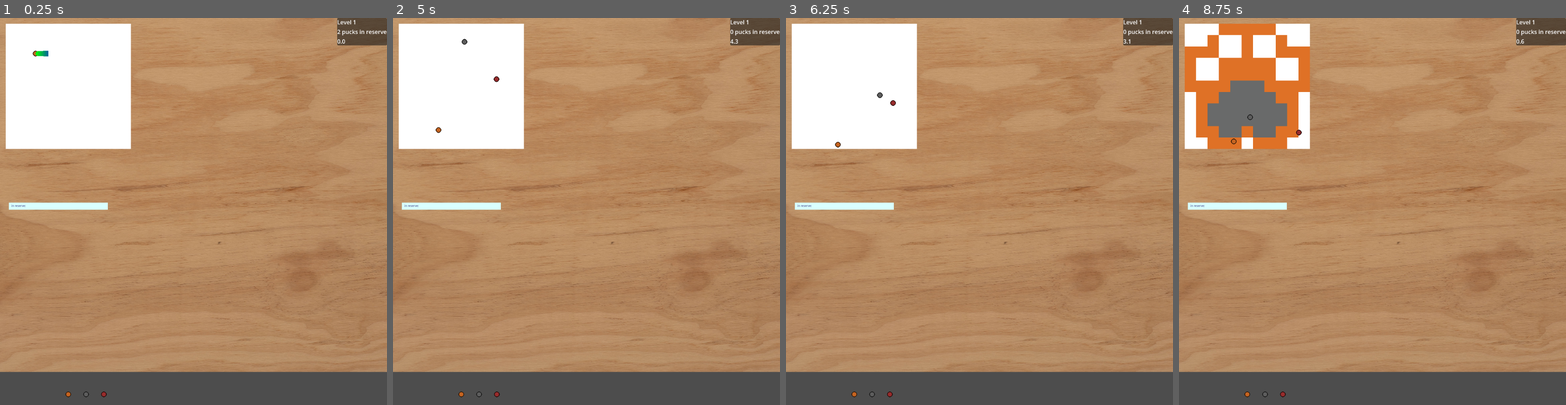
Above: before the commit, frames 1-4 (left to right).
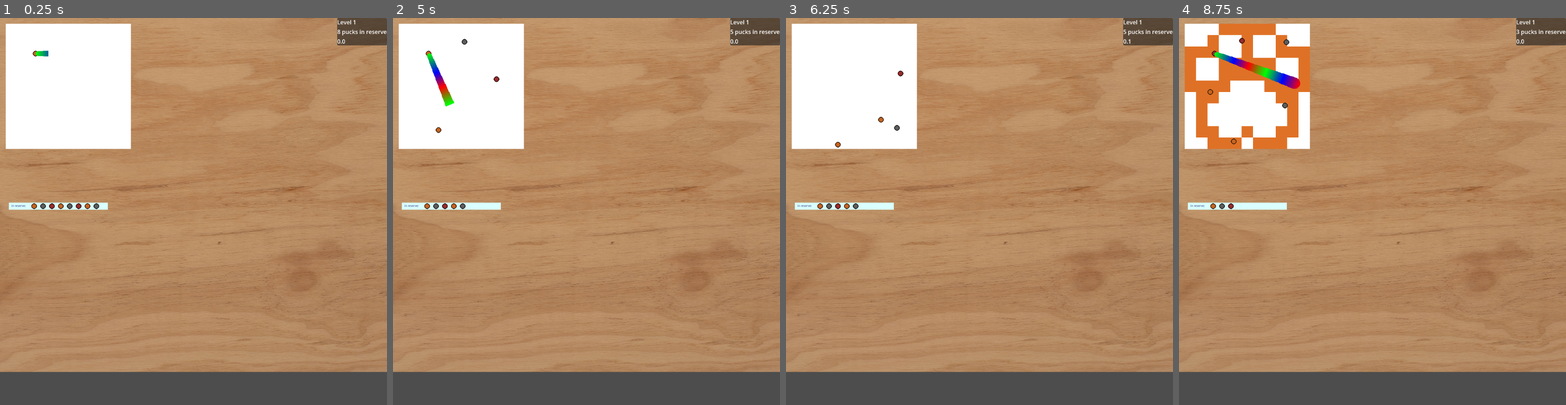
Above: after the commit, the same moments.

Repository: autumn-heights/levelherup-jam-2026
Game: Godot game, scene res://scenes/world.tscn
Same seed, same stepped clock (60 frames per second), same inputs: the game is played once before the commit and once after it.
Inputs (mouse positions are in pixels of both pictures, inside the frame that each line leads up to):
- Up to frame 1 (0.25 s): no input
- Up to frame 2 (5 s): tap Enter at 0.5, 2.75 s; move the mouse to (671, 192) at 0.52 s; press the mouse at (671, 192) at 0.53 s; tap Space at 1.25 s; move the mouse to (509, 230) at 1.27 s; release the mouse at (509, 230) at 1.28 s; click (509, 230) at 1.35 s; move the mouse to (625, 126) at 2.02 s; press the mouse at (625, 126) at 2.03 s; move the mouse to (567, 288) at 2.77 s; release the mouse at (567, 288) at 2.78 s; click (567, 288) at 2.85 s; move the mouse to (702, 269) at 3.52 s; press the mouse at (702, 269) at 3.53 s; move the mouse to (470, 153) at 4.27 s; release the mouse at (470, 153) at 4.28 s; click (470, 153) at 4.35 s
- Up to frame 3 (6.25 s): move the mouse to (998, 211) at 5.02 s; press the mouse at (998, 211) at 5.03 s; move the mouse to (921, 114) at 5.77 s; release the mouse at (921, 114) at 5.78 s; click (921, 114) at 5.85 s
- Up to frame 4 (8.75 s): move the mouse to (1457, 192) at 6.52 s; press the mouse at (1457, 192) at 6.53 s; move the mouse to (1295, 230) at 7.27 s; release the mouse at (1295, 230) at 7.28 s; click (1295, 230) at 7.35 s; move the mouse to (1411, 126) at 8.02 s; press the mouse at (1411, 126) at 8.03 s

The runs differ from the first frame. In frame 1, 0.2% of the frame differs, in the area x 8-88%, y 3-98%; in frame 2, 0.4%; in frame 3, 0.2%; in frame 4, 3.0%, in the area x 7-90%, y 3-98%.

Commit message:
improvements to score and inventory

Diff:
--- a/fill-bucket-golf/World/level_grid.gd
+++ b/fill-bucket-golf/World/level_grid.gd
@@ -116,3 +116,13 @@
 	SetRegion(debugCounter, debugColour)
 	debugCounter += 1
 	debugCounter = debugCounter % regionCounter + 1
+
+
+func get_score():
+	# score = number of cells not white
+	var score = 0
+	for cell in loadedWorld:
+		if cell.colour != Vector2i(0,0):
+			score += 10
+
+	return score
--- a/fill-bucket-golf/scenes/UI/Inventory.tscn
+++ b/fill-bucket-golf/scenes/UI/Inventory.tscn
@@ -9,7 +9,7 @@
 font_size = 8
 font_color = Color(0.34800005, 0.3522001, 0.6, 1)
 
-[node name="Node2D" type="Node2D" unique_id=933600528]
+[node name="Inventory" type="Node2D" unique_id=933600528]
 script = ExtResource("1_3n7vm")
 
 [node name="CollisionShape2D" type="CollisionShape2D" parent="." unique_id=730125927]
--- a/fill-bucket-golf/scenes/UI/inventory.gd
+++ b/fill-bucket-golf/scenes/UI/inventory.gd
@@ -2,7 +2,7 @@
 
 var scene_puck = preload("res://scenes/puck.tscn");
 
-const PUCK_DISPLAY_OFFSET = Vector2(50, 0)
+const PUCK_DISPLAY_OFFSET = Vector2(25, 0)
 
 var my_display_pucks = []
 
@@ -23,11 +23,12 @@
 		my_display_pucks.append(new_puck)
 		add_child(new_puck)
 		new_puck.set_puck_colour(colour_id)
-		new_puck.position = position + PUCK_DISPLAY_OFFSET*my_display_pucks.size()
+		new_puck.position = PUCK_DISPLAY_OFFSET*my_display_pucks.size()
+		print('position: ', position, ', new_puck.position: ', new_puck.position)
 		new_puck.freeze = true
 		new_puck.freeze_mode = 0
 		print(new_puck, ', ', new_puck.position)
 
 func remove_display_puck():
-	var puck_to_remove = my_display_pucks.pop()
+	var puck_to_remove = my_display_pucks.pop_back()
 	puck_to_remove.queue_free()
--- a/fill-bucket-golf/scenes/world.gd
+++ b/fill-bucket-golf/scenes/world.gd
@@ -4,9 +4,18 @@
 
 const PUCK_INVENTORY_BY_LEVEL = [
 	#level 1:
-	[Vector2i(0,7), Vector2i(0,2), Vector2i(0,3) ],
+	[ Vector2i(0,7), Vector2i(0,2), Vector2i(0,3),
+	  Vector2i(0,7), Vector2i(0,2), Vector2i(0,3),
+	  Vector2i(0,7), Vector2i(0,2), Vector2i(0,3),
+	  ],
 	#level 2:
-	[Vector2i(0,4), Vector2i(0,5), Vector2i(0,6) ]
+	[
+	  Vector2i(0,7), Vector2i(0,2), Vector2i(0,3),
+	  Vector2i(0,4), Vector2i(0,5), Vector2i(0,6),
+	  Vector2i(0,7), Vector2i(0,2), Vector2i(0,3),
+	  Vector2i(0,4), Vector2i(0,5), Vector2i(0,6),
+	  Vector2i(0,7), Vector2i(0,2), Vector2i(0,3),
+	  Vector2i(0,4), Vector2i(0,5), Vector2i(0,6) ]
 ]
 
 var filenames = [
@@ -98,6 +107,7 @@
 		thrower.ready_up()
 		all_pucks.append(current_puck);
 		thrower.position = current_puck.position;
+		inventory.remove_display_puck();
 	else:
 		current_puck = null;
 
@@ -119,7 +129,9 @@
 			pucks_in_motion += 1;
 
 func _on_report_puck_stopped(puck):
+	var new_score = 10;
 	level_grid.puck_landed(puck)
+	total_score += new_score
 
 func load_level(level_id):
 	#TODO unload current level if exists
@@ -132,7 +144,6 @@
 func wrap_up_level():
 	#TODO ask the level for how well it's coloured in and get a score
 	level_grid.ResetWorld(true)
-	total_score += 10
 	for puck in all_pucks:
 		puck.queue_free()
 	all_pucks = []
@@ -141,3 +152,4 @@
 func wrap_up_game():
 	$LevelGrid.hide();
 	game_end_label.show();
+	game_end_label.text += "\n Your score: " + str(total_score)
